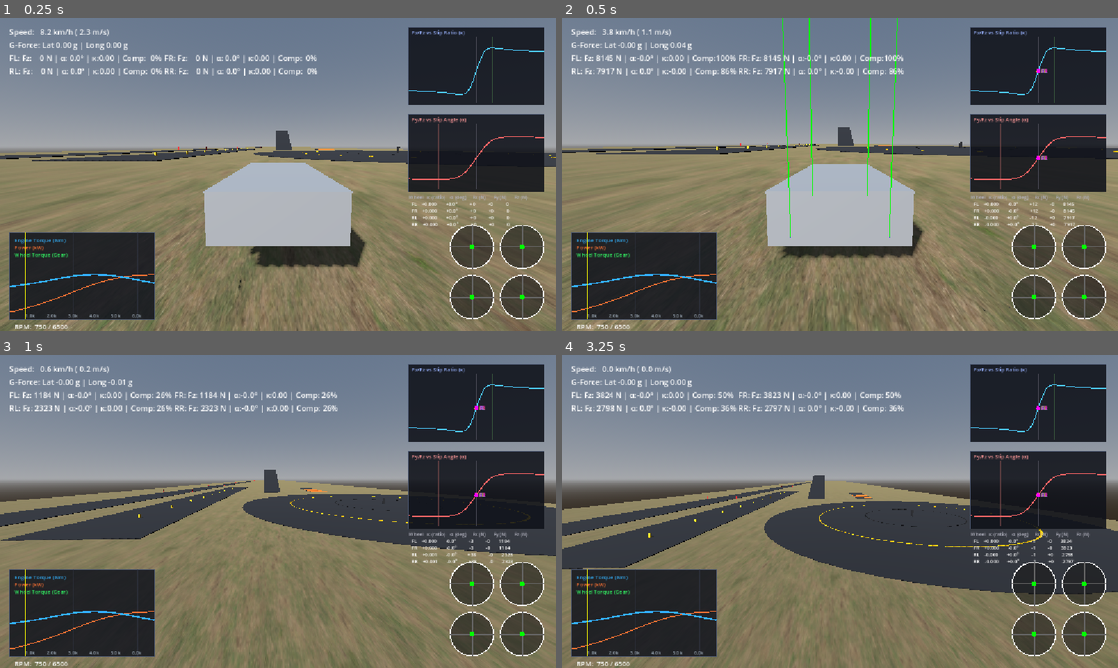
Above: before the commit, frames 1-4 (two rows, left to right).
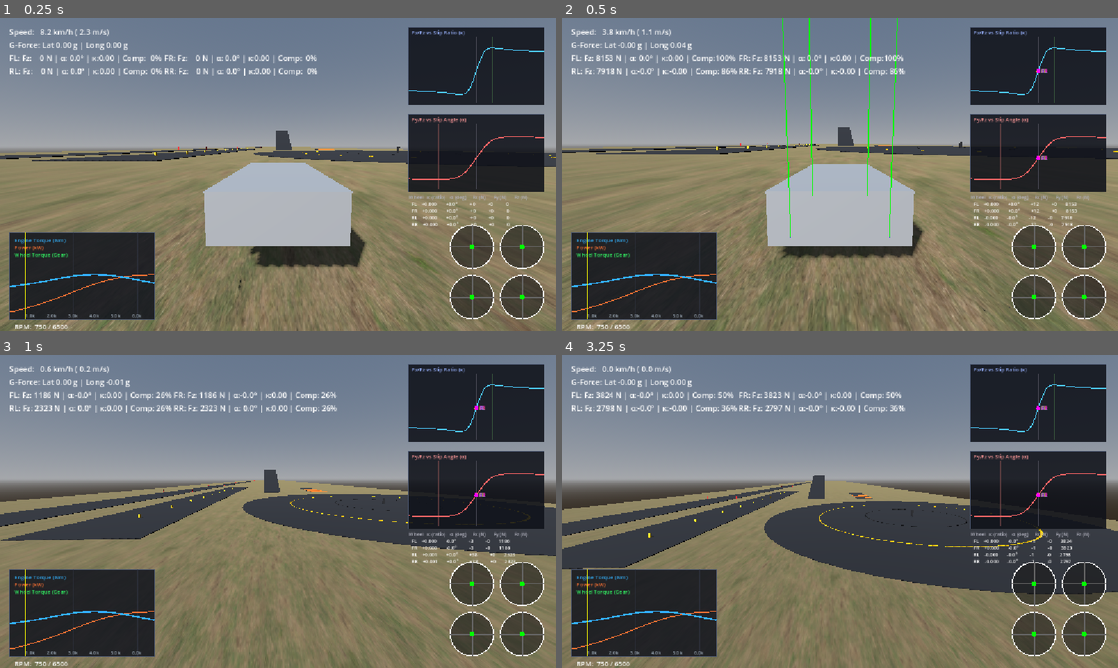
Above: after the commit, the same moments.

Repository: RealAbdurRehman/grounded
Game: Godot game, scene res://scenes/world/world.tscn
Two runs of this game, one before a commit and one after it. Both use one fixed random seed, a clock stepped at 60 frames per second and the inputs below.
Inputs (mouse positions are in pixels of both pictures, inside the frame that each line leads up to):
- Up to frame 1 (0.25 s): no input
- Up to frame 2 (0.5 s): no input
- Up to frame 3 (1 s): tap Enter at 0.5 s; move the mouse to (305, 511) at 0.52 s; hold E (gear_up) from 0.53 s (still down); hold V (camera_mode) from 0.53 s (still down); click (305, 511) at 0.67 s
- Up to frame 4 (3.25 s): release E (gear_up) at 1.25 s; release V (camera_mode) at 1.25 s; drag from (728, 527) to (812, 574) at 1.27 s; move the mouse to (895, 442) at 2.02 s; hold D (steer_right) 2.03-2.75 s; tap M (toggle_transmission) at 2.1 s; drag from (812, 574) to (673, 464) at 2.77 s

Frame 1 is identical in both runs. In frame 2, 0.9% of the frame differs, in the area x 4-93%, y 11-67%; in frame 3, 0.9%, in the area x 8-99%, y 7-67%; in frame 4, 0.7%.

Commit message:
Fix car sometimes not moving up on inclines

Diff:
--- a/scripts/vehicle/wheel.gd
+++ b/scripts/vehicle/wheel.gd
@@ -162,7 +162,7 @@
 		fy = fy * mass_share * absf(v_lat) / (mass_share * absf(v_lat) + delta * absf(fy))
 
 	var wheel_surface_speed: float = absf(angular_velocity_rad_s * radius)
-	if fx * v_long < 0.0 and wheel_surface_speed < speed_long:
+	if brake_torque_nm > 0.0 and fx * v_long < 0.0 and wheel_surface_speed < speed_long:
 		fx = fx * mass_share * speed_long / (mass_share * speed_long + delta * absf(fx))
 
 	fx += -rolling_resistance_coef * fz * clampf(v_long / 0.5, -1.0, 1.0)
